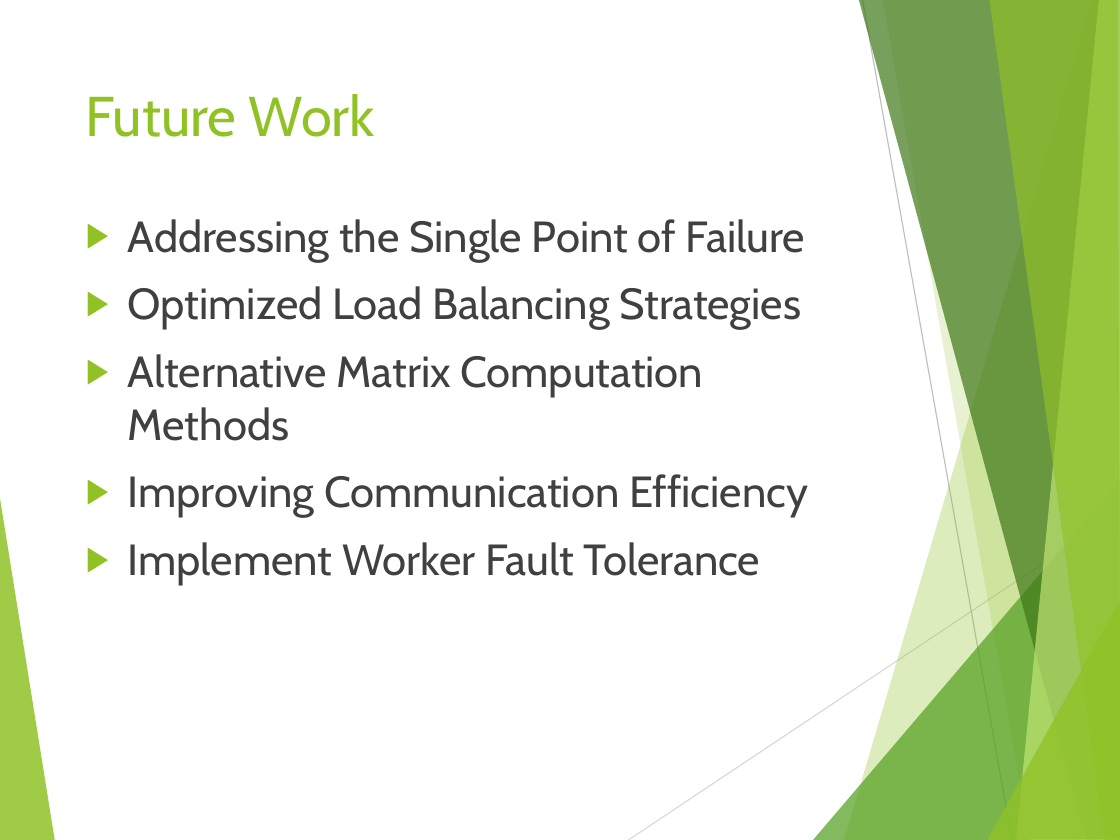
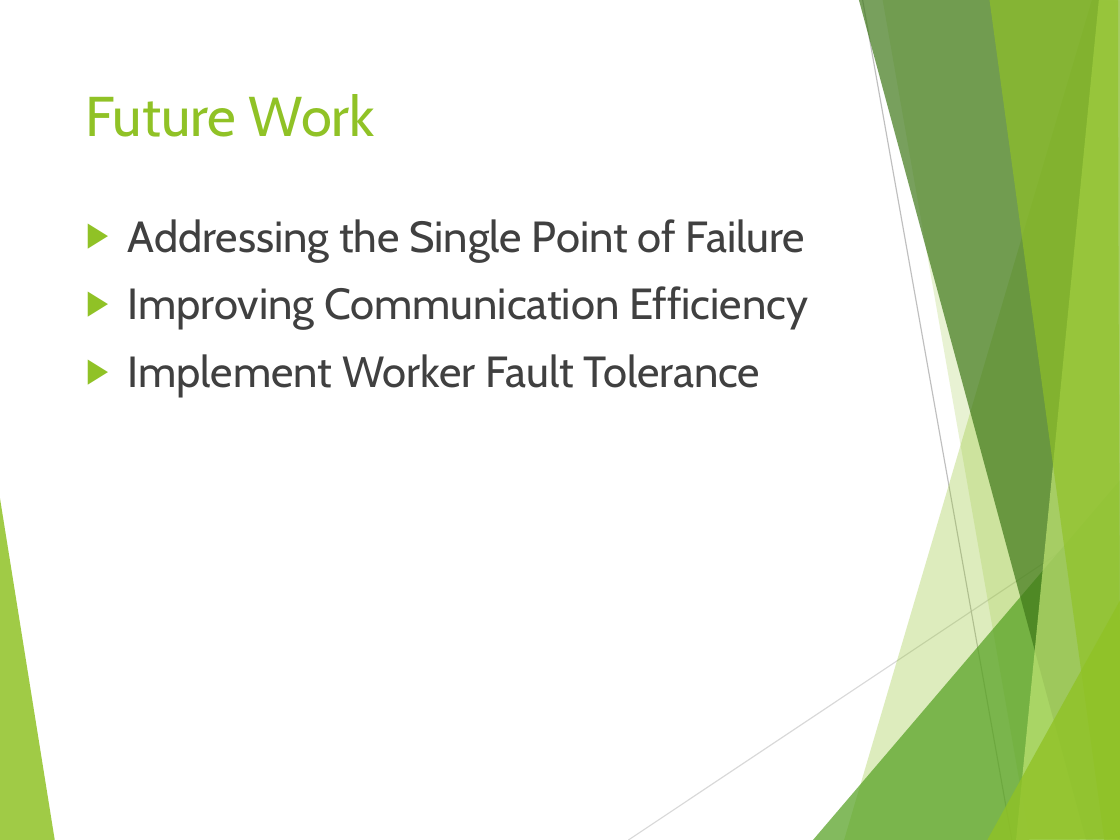
Before and after one commit to rbazzell/distributed-systems-project, a slide deck: slide 12 of DMaC_slides.pptx. Drawn at 1120x840 pixels with LibreOffice and Linux fonts; fonts in the diff are those of the drawing. Boxes give left, top, right and bottom in pixels: in the first picture for what was removed or moved away, otherwise in the second. Text is boxed around its words. In the diff, an @@ line names an element or a change of style, - is before the commit and + after.

Commit message:
Slides

```diff
--- a/DMaC_slides.pptx
+++ b/DMaC_slides.pptx
@@ text at [128, 286, 801, 441]: paragraphs removed @@
-▶ Optimized Load Balancing Strategies
-▶ Alternative Matrix Computation Methods
```
